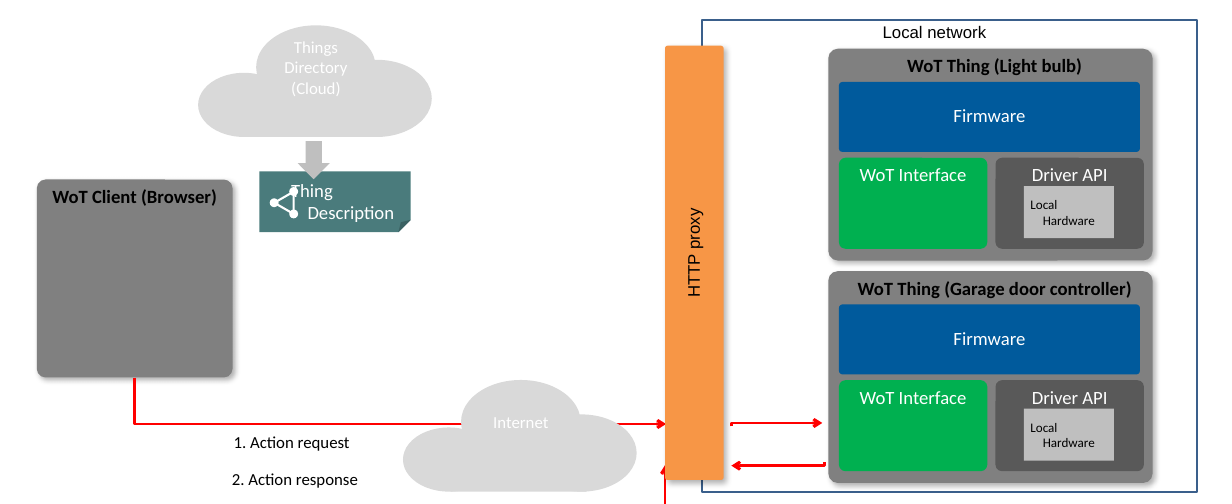
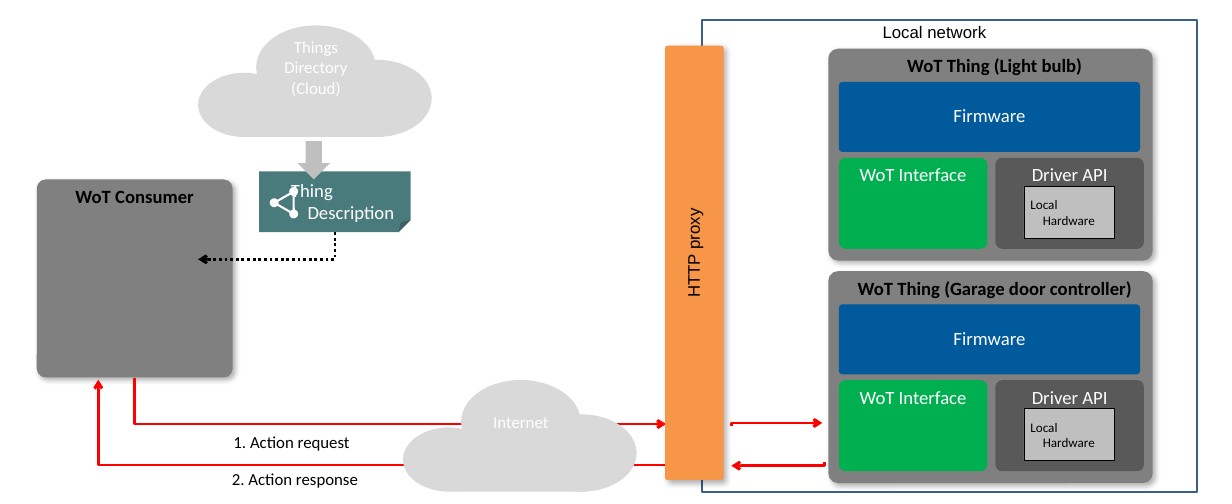
Before and after one commit to w3c/wot-security, a slide deck: slide 3 of images/Security_scenarios.pptx. Drawn at 1232x504 pixels with LibreOffice and Linux fonts; fonts in the diff are those of the drawing. Boxes give left, top, right and bottom in pixels: in the first picture for what was removed or moved away, otherwise in the second. Text is boxed around its words. In the diff, an @@ line names an element or a change of style, - is before the commit and + after.

```diff
--- a/images/Security_scenarios.pptx
+++ b/images/Security_scenarios.pptx
@@ text in rounded rectangle at (x1=75, y1=191, x2=194, y2=203): text changed @@
-WoT Client (Browser)
+WoT Consumer
@@ rectangle "Local Hardware" at (x1=1024, y1=186, x2=1114, y2=238): outline none to #000000 0.51 pt @@
@@ text in rectangle at (x1=1030, y1=200, x2=1095, y2=225): text changed @@
-Local
-Hardware
+Local
+Hardware
@@ elbow arrow added from (335, 233) to (198, 259), #000000 3 pt @@
@@ elbow arrow moved from (1232, 504) - (665, 465) to (665, 465) - (98, 380) @@
@@ rectangle "Local Hardware" at (x1=1024, y1=409, x2=1114, y2=460): outline none to #000000 0.51 pt @@
@@ text in rectangle at (x1=1030, y1=423, x2=1095, y2=447): text changed @@
-Local
-Hardware
+Local
+Hardware
```
Also in this commit, not shown: 8 other slides changed, 9 other files.
